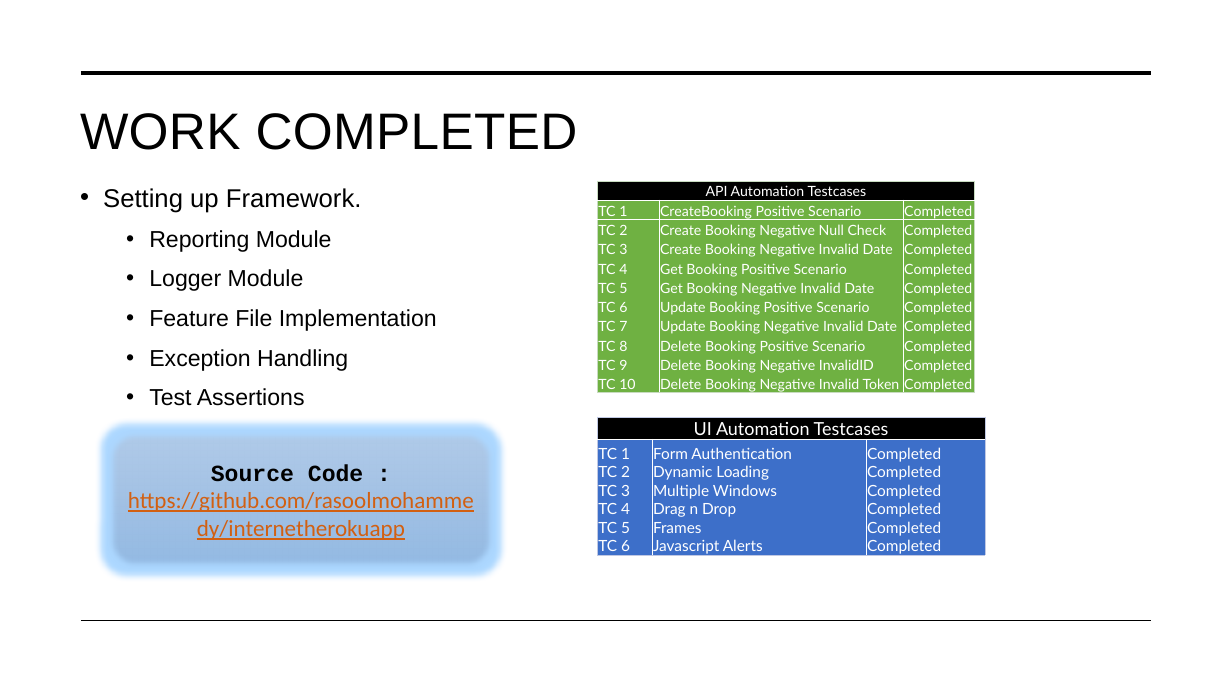
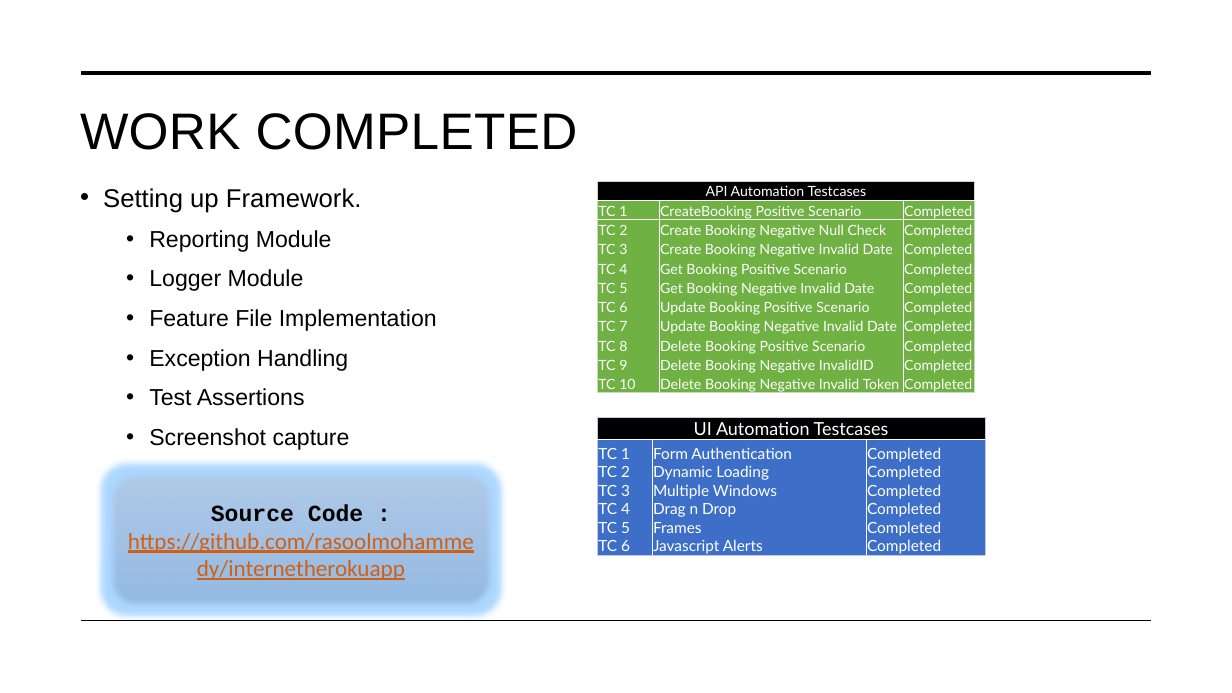
Before and after one commit to rasoolmohammedy/internetherokuapp, a slide deck: slide 4 of AutomationFramewokTaskAssignmentSubmission.pptx. Drawn at 1232x693 pixels with LibreOffice and Linux fonts; fonts in the diff are those of the drawing. Boxes give left, top, right and bottom in pixels: in the first picture for what was removed or moved away, otherwise in the second. Text is boxed around its words. In the diff, an @@ line names an element or a change of style, - is before the commit and + after.

```diff
--- a/AutomationFramewokTaskAssignmentSubmission.pptx
+++ b/AutomationFramewokTaskAssignmentSubmission.pptx
@@ text at (x1=149, y1=428, x2=350, y2=450): paragraph added @@
+  • Screenshot capture
@@ rounded rectangle "Source Code : https://github.com/rasoolmohammedy/internether ..." moved from (x1=107, y1=431, x2=495, y2=568) to (x1=107, y1=471, x2=495, y2=609) @@
```
Also in this commit, not shown: 1 other slide changed, 1 other file.
